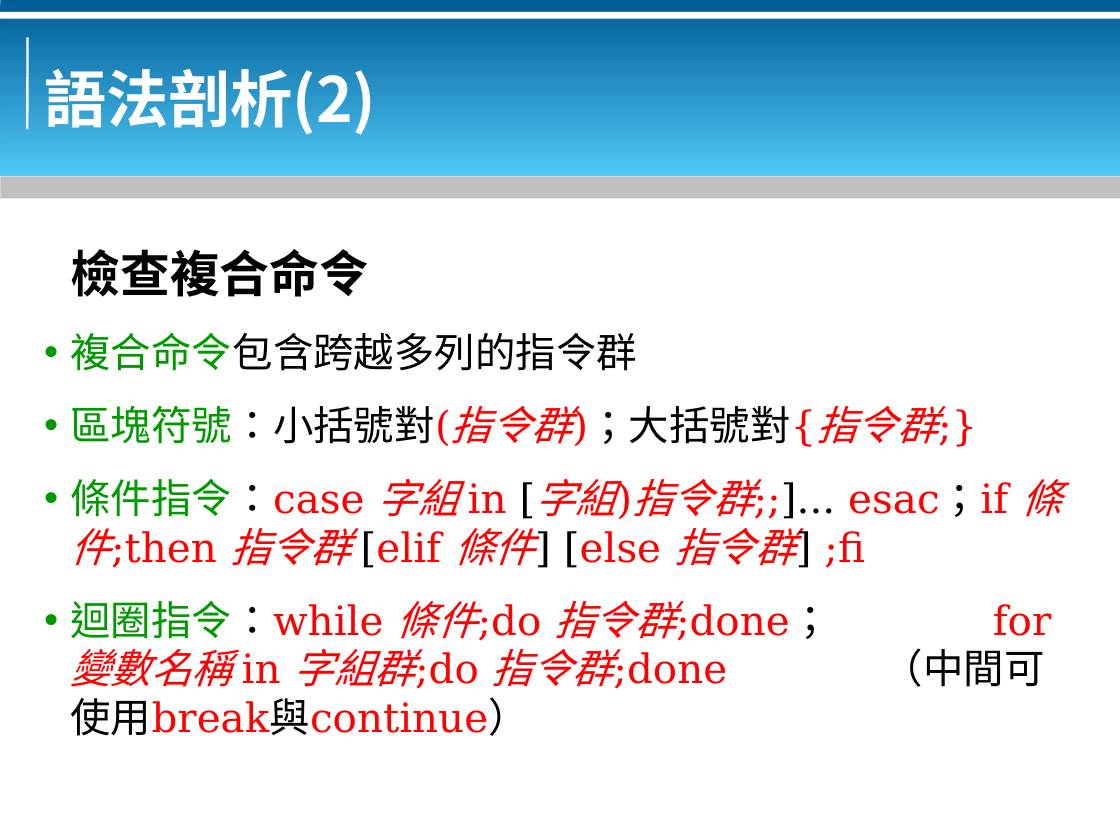
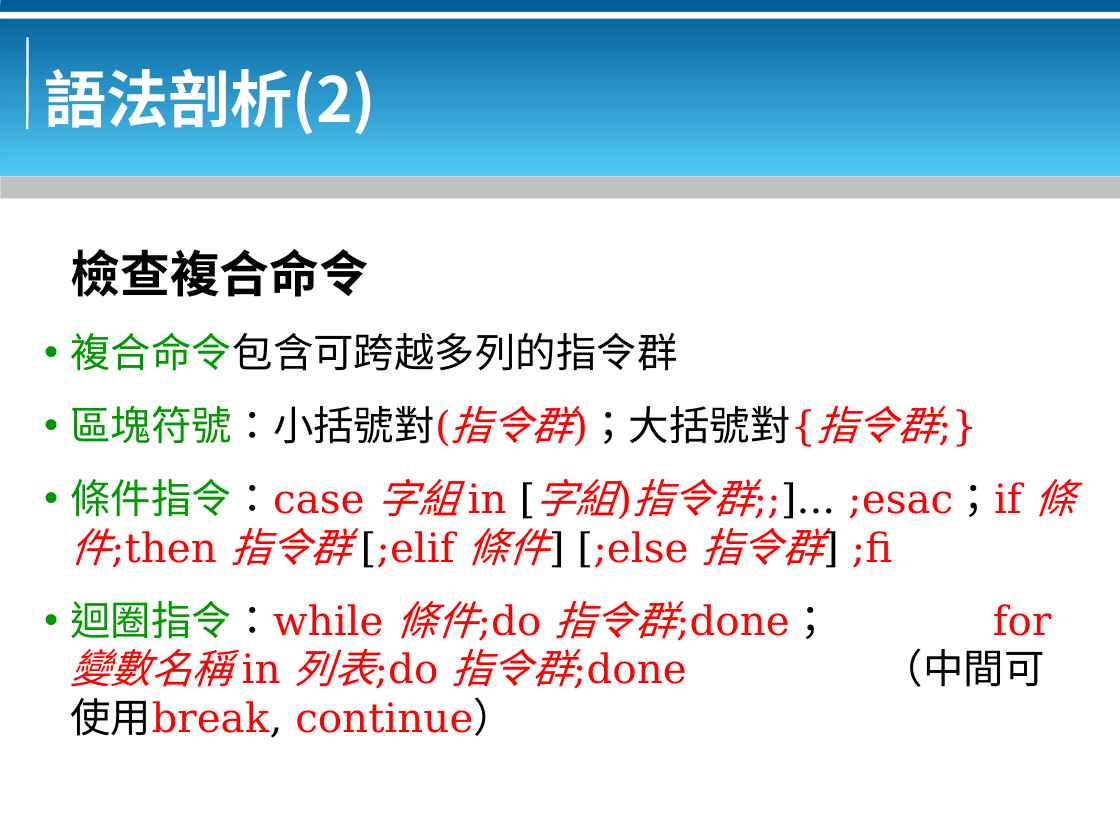
Before and after one commit to bluebat/.presentations, a slide deck: slide 8 of bash-basics.odp. Drawn at 1120x840 pixels with LibreOffice and Linux fonts; fonts in the diff are those of the drawing; background and template pictures are left out. Boxes give left, top, right and bottom in pixels: in the first picture for what was removed or moved away, otherwise in the second. Text is boxed around its words. In the diff, an @@ line names an element or a change of style, - is before the commit and + after.

```diff
--- a/bash-basics.odp
+++ b/bash-basics.odp
@@ text at [71,332,678,371]: text changed @@
-• 複合命令包含跨越多列的指令群
+• 複合命令包含可跨越多列的指令群
@@ text at [71,479,1075,738]: text changed @@
-• 條件指令：case 字組 in [字組)指令群;;]... esac；if 條件;then 指令群 [elif 條件] [else 指令群] ;fi
-• 迴圈指令：while 條件;do 指令群;done； for 變數名稱 in 字組群;do 指令群;done （中間可使用break與continue）
+• 條件指令：case 字組 in [字組)指令群;;]... ;esac；if 條件;then 指令群 [;elif 條件] [;else 指令群] ;fi
+• 迴圈指令：while 條件;do 指令群;done； for 變數名稱 in 列表;do 指令群;done （中間可使用break, continue）
```
Also in this commit, not shown: 11 other slides changed.
